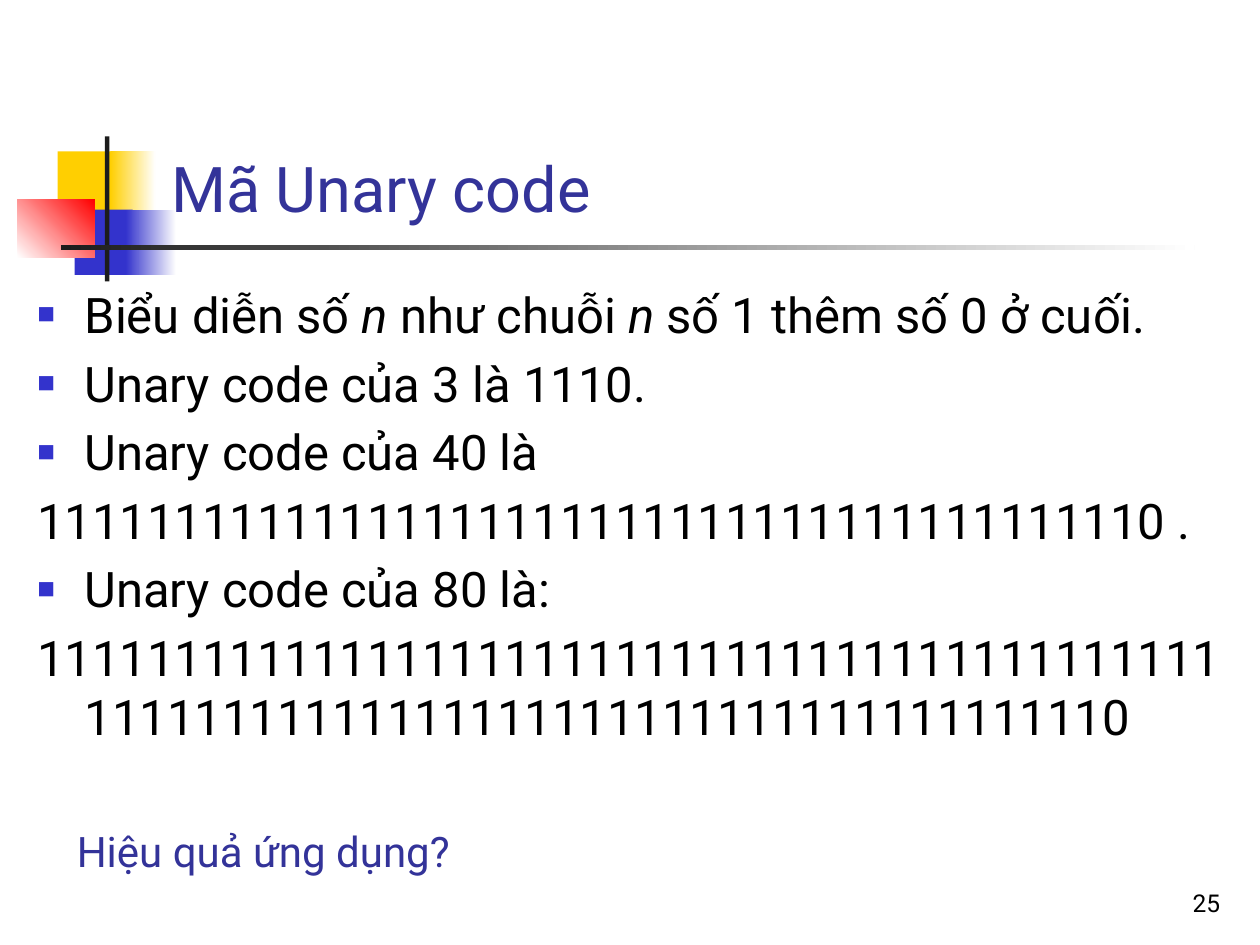
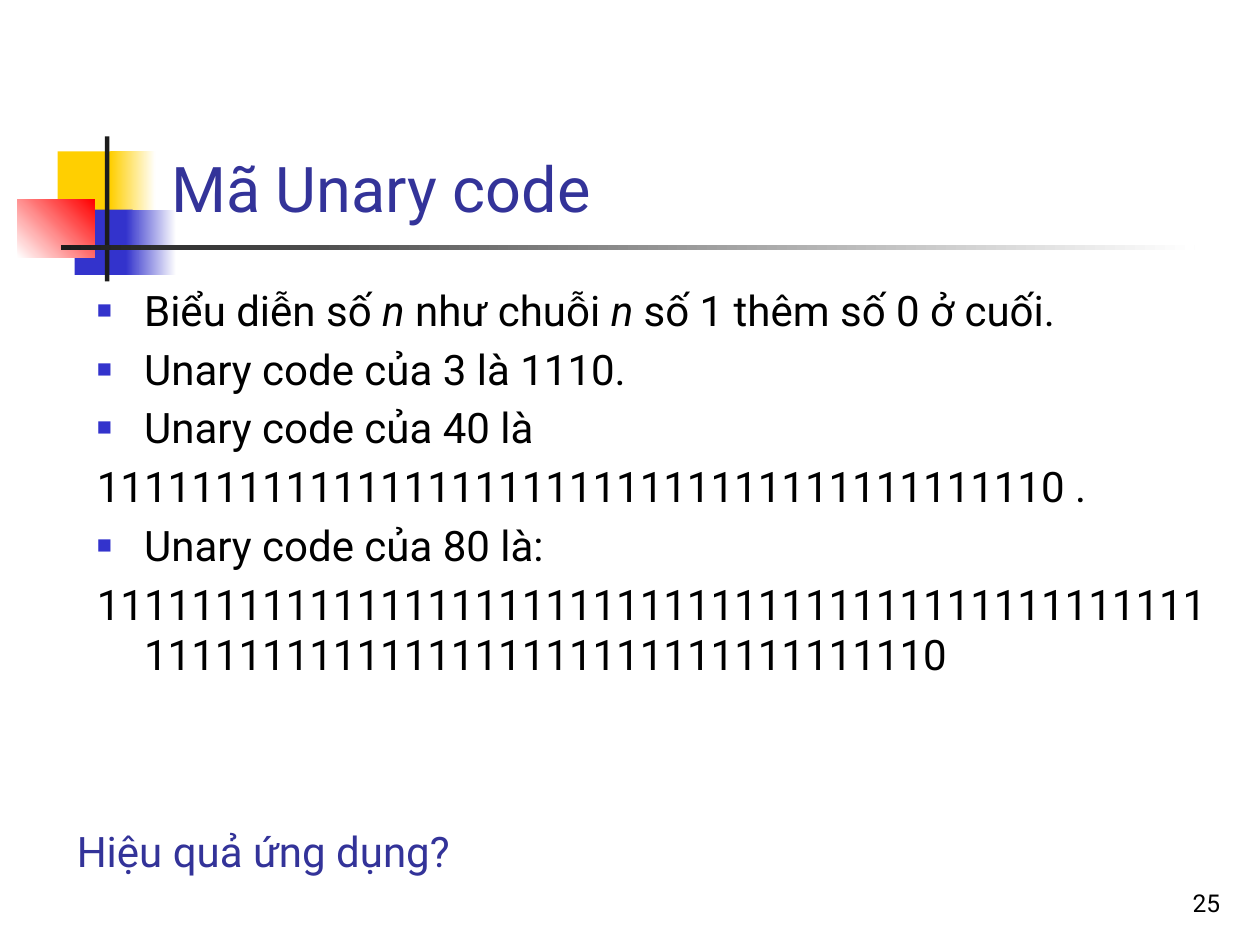
Before and after one commit to bangoc/IT4853, a slide deck: slide 25 of Bai 11 Nén chi muc nguoc.pptx. Drawn at 1260x945 pixels with LibreOffice and Linux fonts; fonts in the diff are those of the drawing. Boxes give left, top, right and bottom in pixels: in the first picture for what was removed or moved away, otherwise in the second. Text is boxed around its words. In the diff, an @@ line names an element or a change of style, - is before the commit and + after.

```diff
--- a/Bai 11 Nén chi muc nguoc.pptx
+++ b/Bai 11 Nén chi muc nguoc.pptx
@@ text "Biểu diễn số n như ...": place and size @@
-text "Biểu diễn số n như ..." at (37, 292, 1165, 618)
+text "Biểu diễn số n như ..." at (97, 290, 1065, 570)
@@ text "Biểu diễn số n như ..." at (97, 290, 1065, 570): size 28 to 24 pt @@
```
Also in this commit, not shown: 21 other slides changed.
